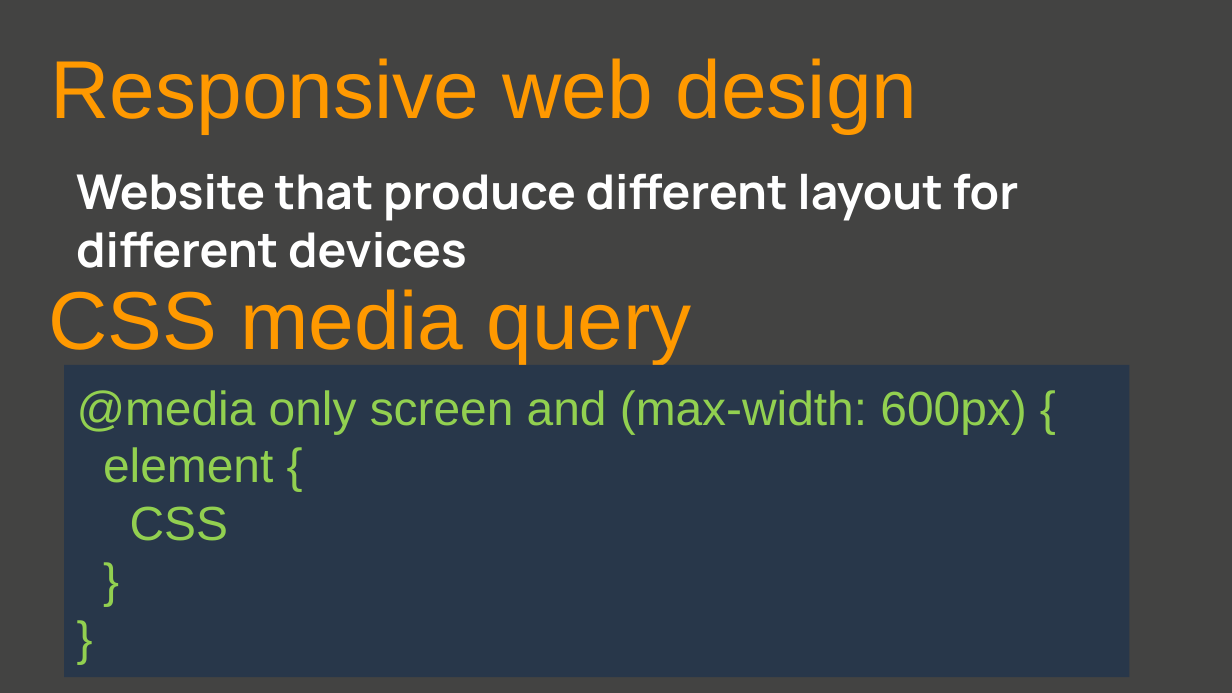
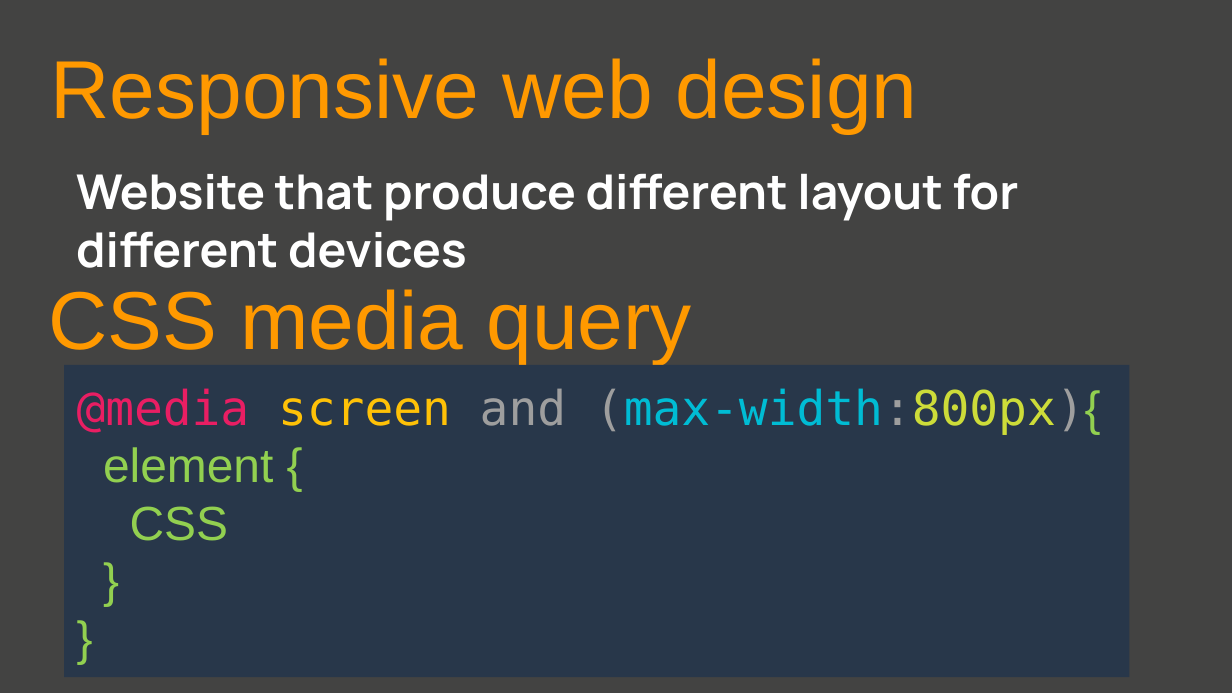
Before and after one commit to GaganSharmaGitHub/GirlScript-Education-Outreach-2-WebDev, a slide deck: slide 30 of Day4/CSSWEBDEVwithGagan.pptx (slide 28 before the commit). Drawn at 1232x693 pixels with LibreOffice and Linux fonts; fonts in the diff are those of the drawing. Boxes give left, top, right and bottom in pixels: in the first picture for what was removed or moved away, otherwise in the second. Text is boxed around its words. In the diff, an @@ line names an element or a change of style, - is before the commit and + after.

```diff
--- a/Day4/CSSWEBDEVwithGagan.pptx
+++ b/Day4/CSSWEBDEVwithGagan.pptx
@@ text in rectangle at (77, 388, 1101, 541): text changed; font Arial to DejaVu Sans Mono @@
-@media only screen and (max-width: 600px) {
-element {
-CSS
-}
-}
+@media screen and (max-width:800px){
+element {
+CSS
+}
+}
```
Also in this commit, not shown: 1 slide added, 4 other files.
